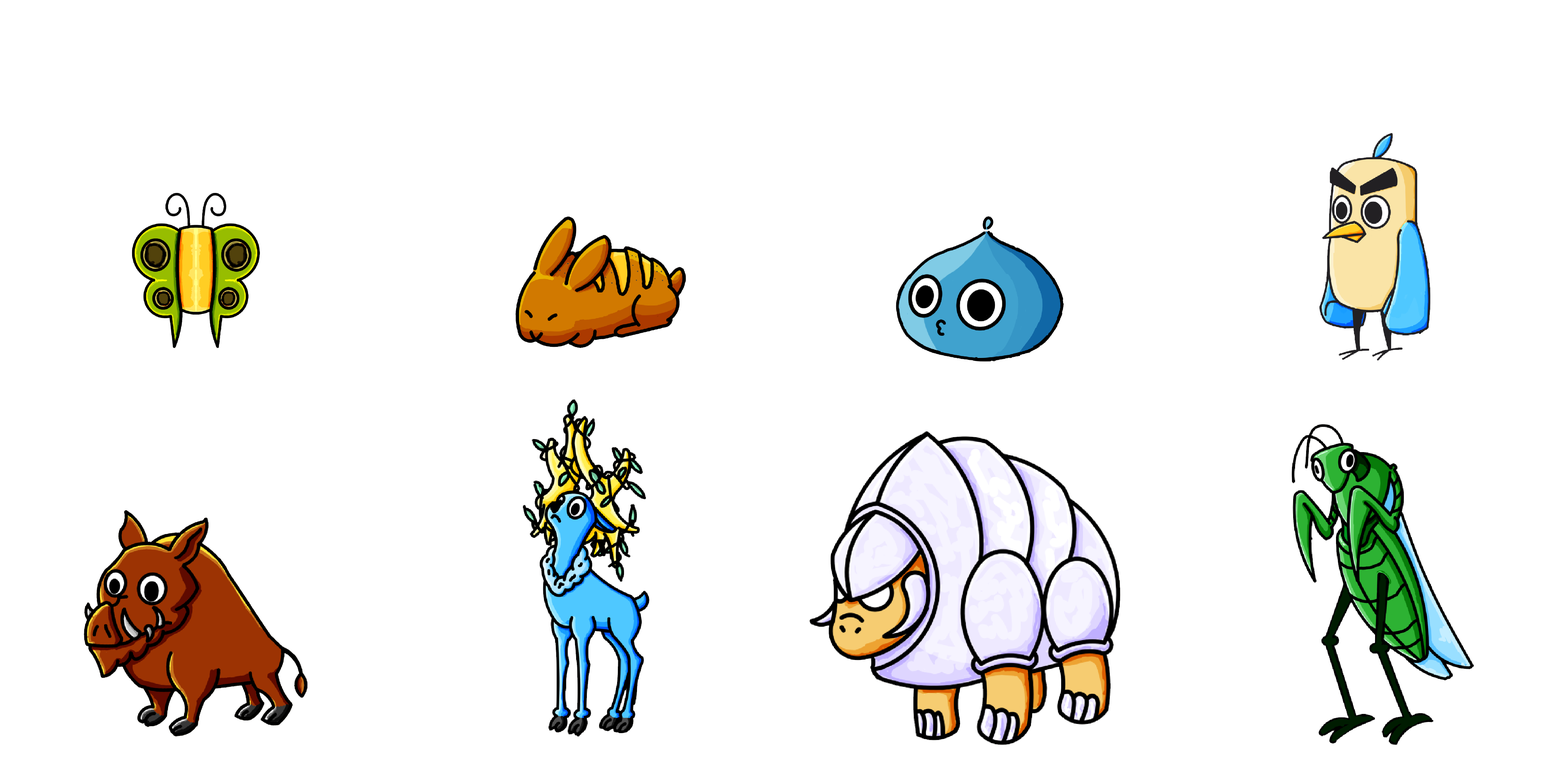
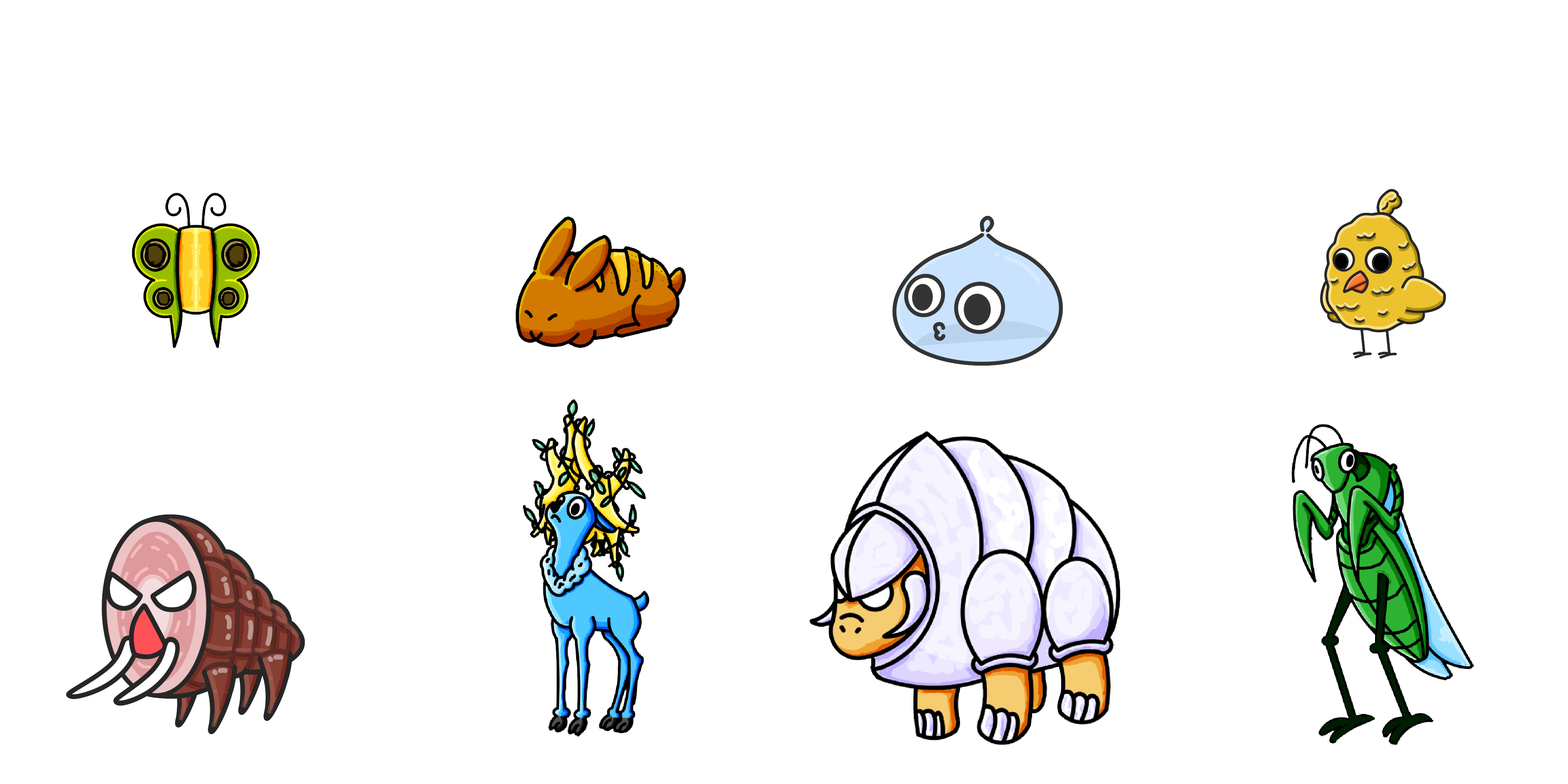
Comparing the layer stacks of the two w=1568, h=784 images. Changes:
added layer "สไลม์" above "ไก่" over [892, 215, 1064, 366]
added layer "ไก่" above "Layer 8" over [1319, 188, 1447, 359]
added layer "หมูป่า" above "Layer 5" over [65, 514, 306, 735]
hid "Layer 5" over [83, 509, 308, 737]
hid "Layer 4" over [1319, 132, 1431, 361]
hid "Layer 3" over [895, 216, 1064, 362]